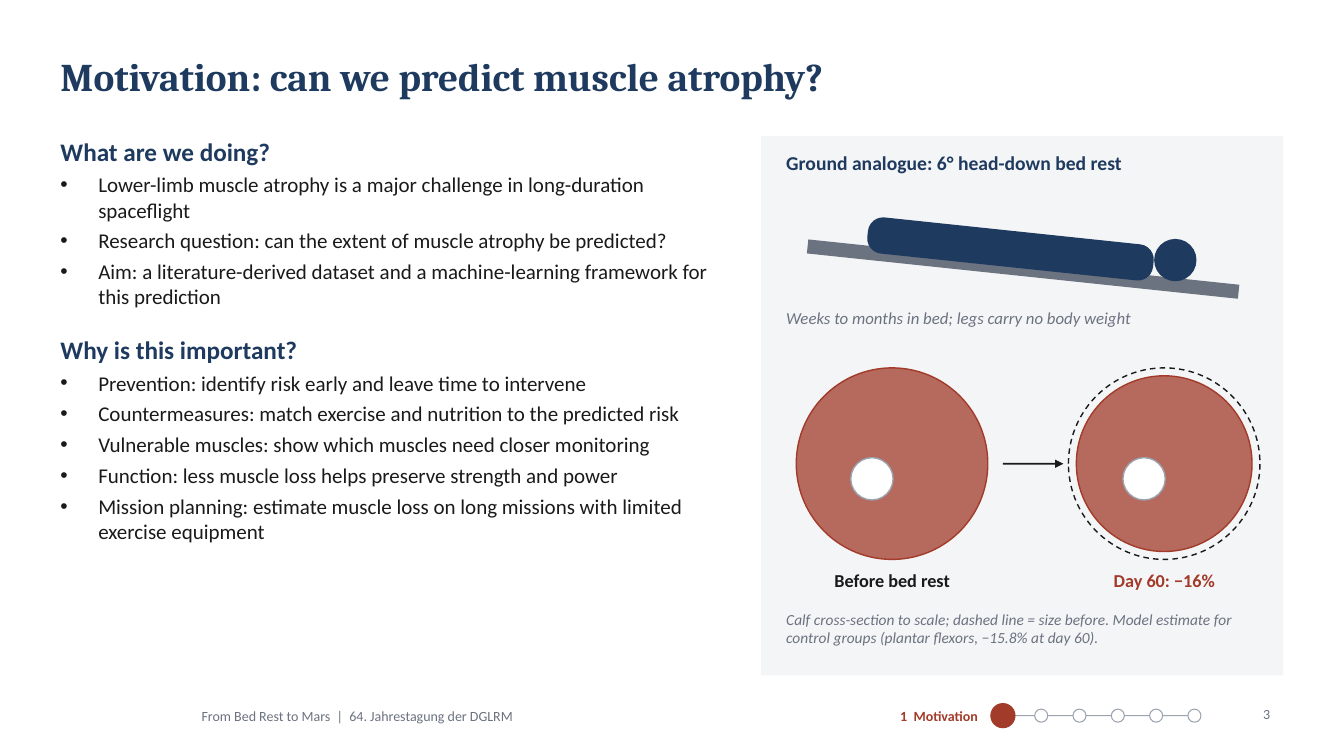
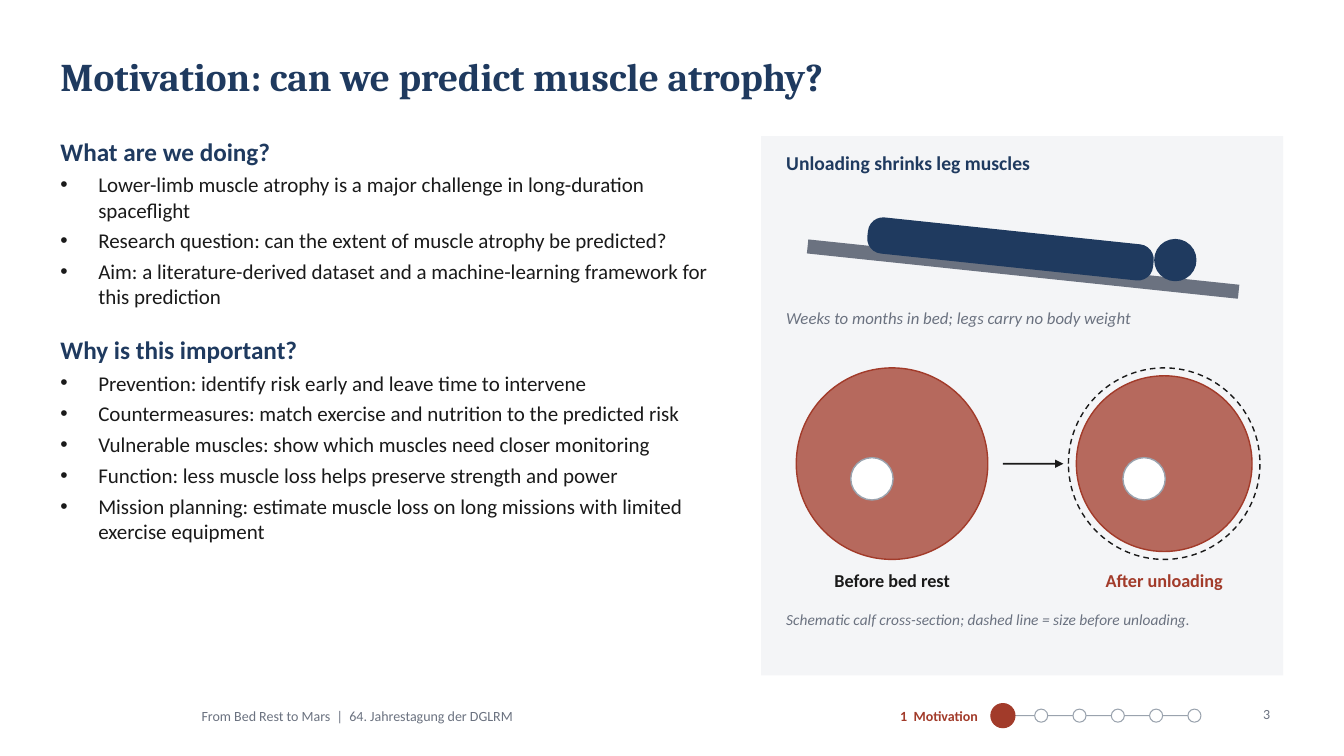
Before and after one commit to MiladBahariQaragoz/BedrestToMars, a slide deck: slide 3 of presentation/bed-rest-to-mars-talk.pptx. Drawn at 1344x756 pixels with LibreOffice and Linux fonts; fonts in the diff are those of the drawing; background and template pictures are left out. Boxes give left, top, right and bottom in pixels: in the first picture for what was removed or moved away, otherwise in the second. Text is boxed around its words. In the diff, an @@ line names an element or a change of style, - is before the commit and + after.

```diff
--- a/presentation/bed-rest-to-mars-talk.pptx
+++ b/presentation/bed-rest-to-mars-talk.pptx
@@ text at [786,156,1030,174]: text changed @@
-Ground analogue: 6° head-down bed rest
+Unloading shrinks leg muscles
@@ text at [1106,574,1223,590]: text changed @@
-Day 60: −16%
+After unloading
@@ text at [786,614,1189,628]: text changed @@
-Calf cross-section to scale; dashed line = size before. Model estimate for control groups (plantar flexors, −15.8% at day 60).
+Schematic calf cross-section; dashed line = size before unloading.
```
Also in this commit, not shown: 1 other slide changed, 3 other files.
